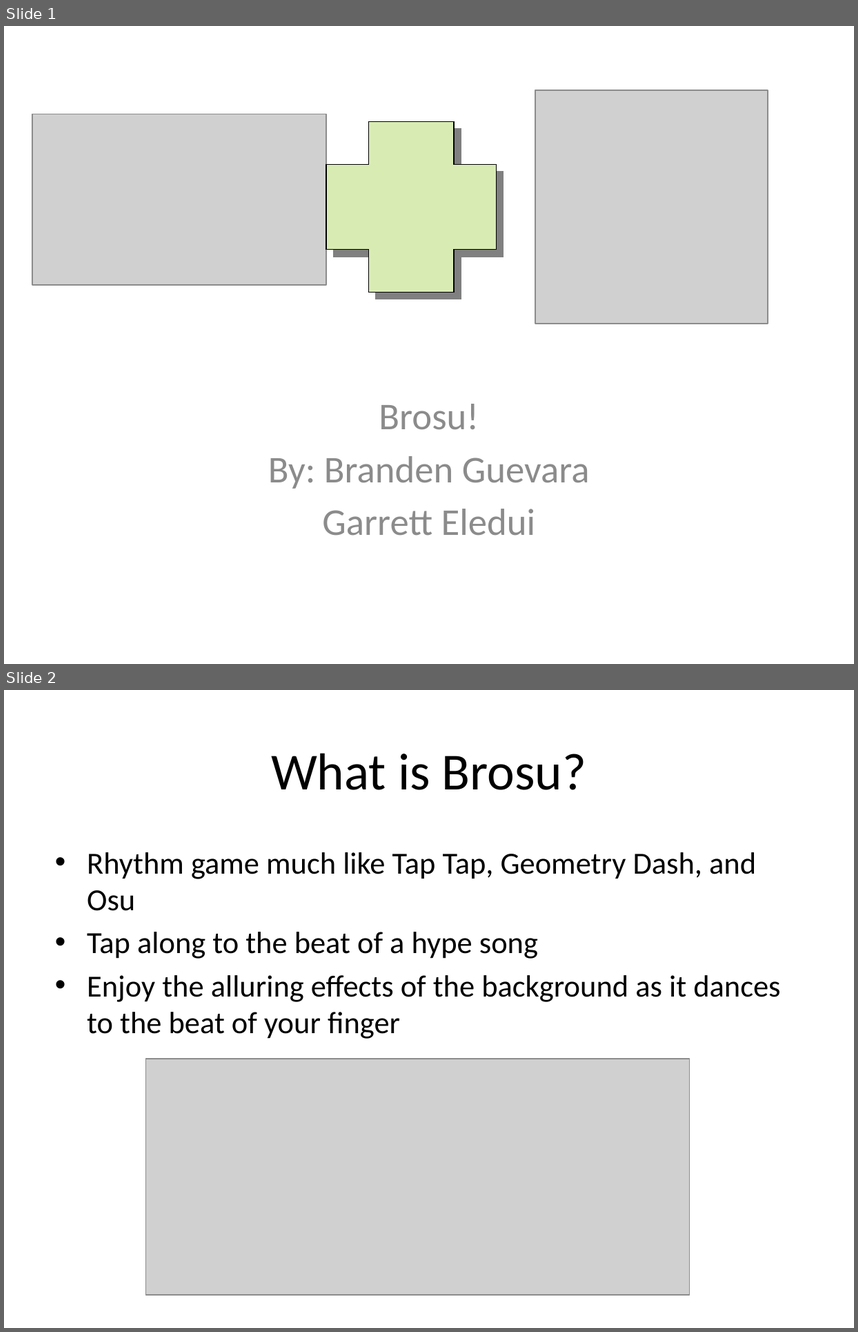
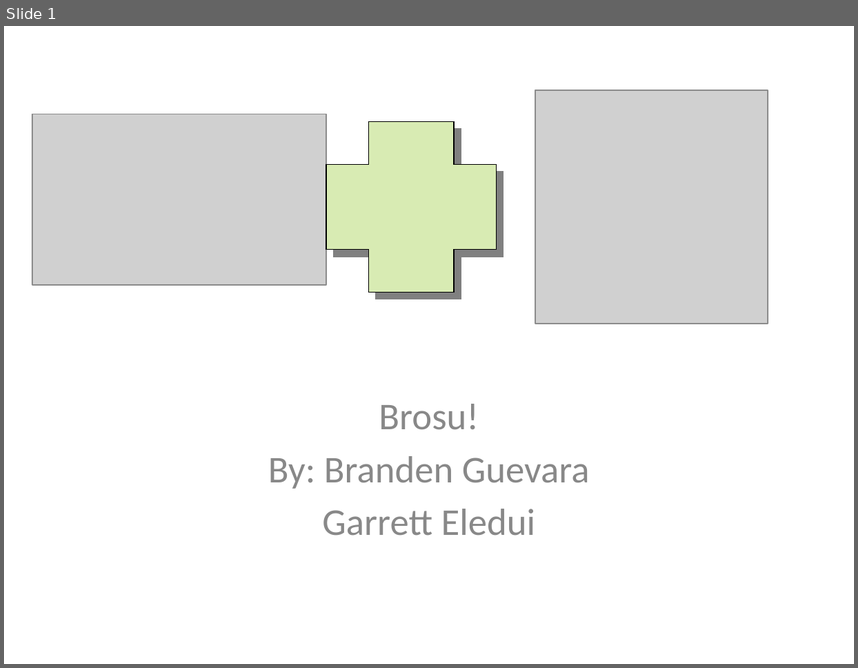
Before and after one commit to bredg95/LuaProjects, a slide deck: GuevEledProject/Brosu.pptx. Shown one above the other, each under a label of ours: slides 1 and 2 before the commit, slide 1 after it. The pictures are 858x1332 and 858x668 pixels, drawn with LibreOffice and Linux fonts; fonts in the diff are those of the drawing; grey boxes stand for pictures. Boxes give left, top, right and bottom in pixels: in the first picture for what was removed or moved away, otherwise in the second. Text is boxed around its words. In the diff, an @@ line names an element or a change of style, - is before the commit and + after.

```diff
--- a/GuevEledProject/Brosu.pptx
+++ b/GuevEledProject/Brosu.pptx
@@ slide 2 removed at (x1=4, y1=690, x2=854, y2=1328), background #FFFFFF @@
@@ title removed at (x1=271, y1=753, x2=586, y2=790) @@
-What is Brosu?
@@ text removed at (x1=87, y1=852, x2=780, y2=1038) @@
-• Rhythm game much like Tap Tap, Geometry Dash, and Osu
-• Tap along to the beat of a hype song
-• Enjoy the alluring effects of the background as it dances to the beat of your finger
@@ picture removed at (x1=146, y1=1058, x2=690, y2=1294) @@
```
Also in this commit, not shown: 2 other slides changed, 3 slides added, 6 other slides removed, 1 other file.
